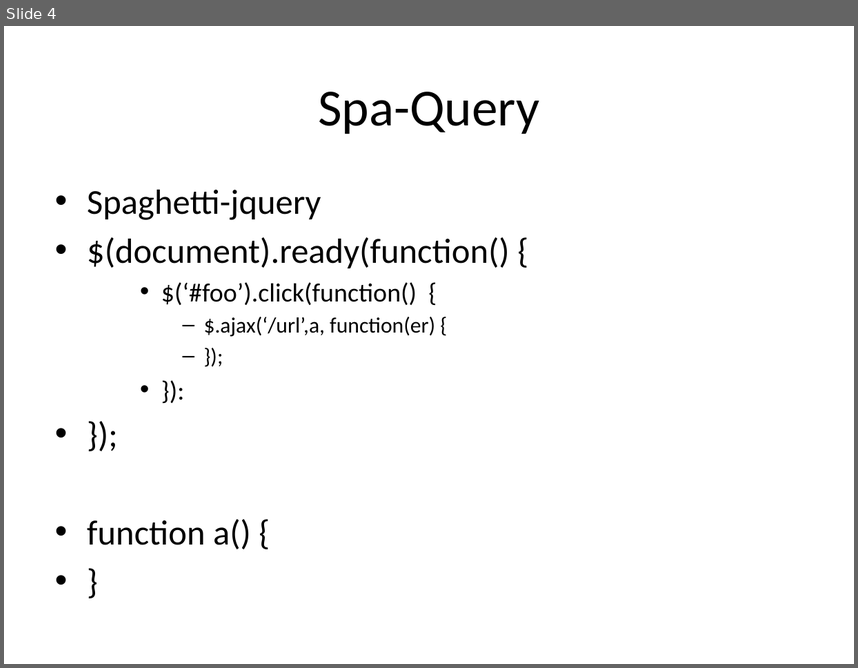
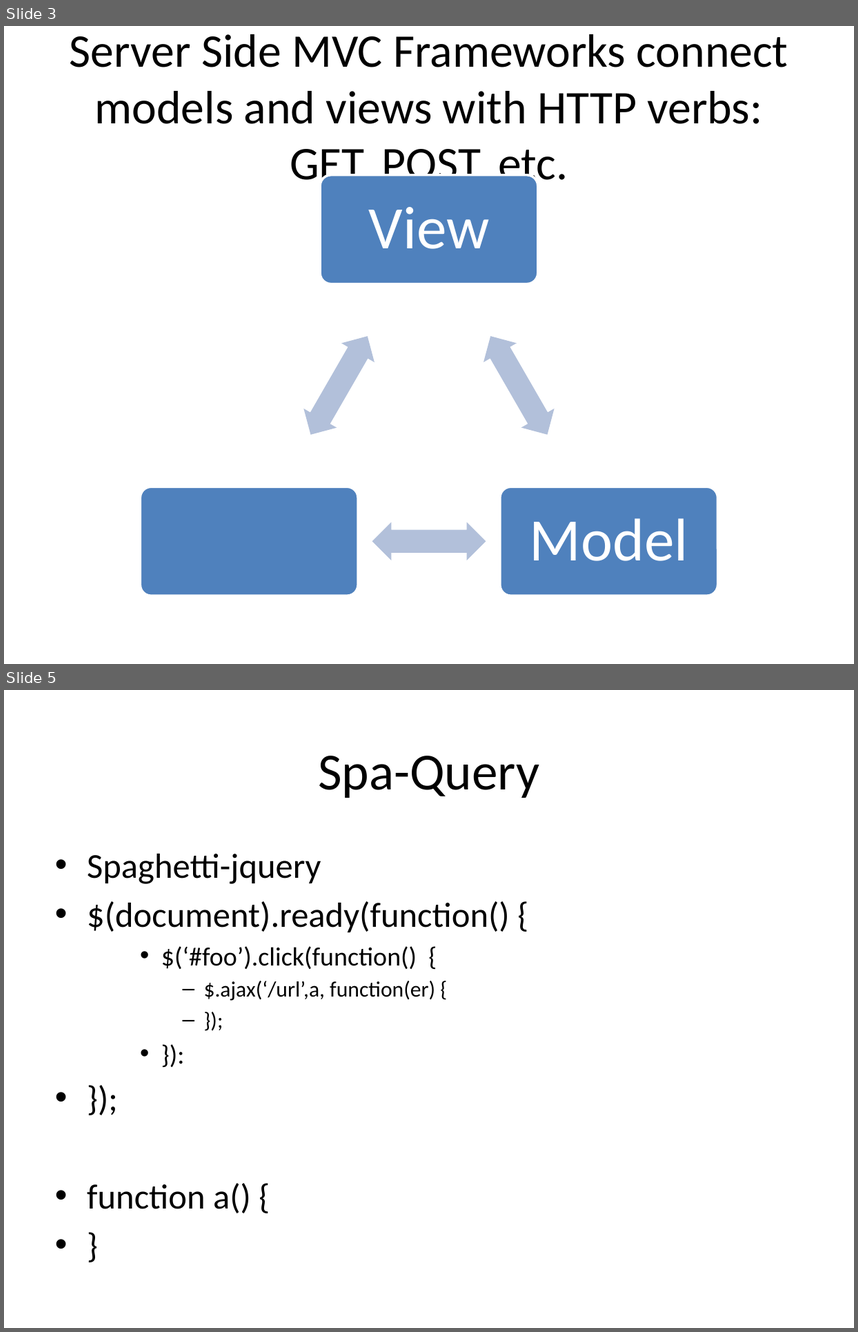
Before and after one commit to jkoynok/TechFest.BackBone, a slide deck: TechFest.Backbone/tf.backbone.pptx. Shown one above the other, each under a label of ours: slide 4 before the commit, slides 3 and 5 after it; the slides between them are not shown. The pictures are 858x668 and 858x1332 pixels, drawn with LibreOffice and Linux fonts; fonts in the diff are those of the drawing. Boxes give left, top, right and bottom in pixels: in the first picture for what was removed or moved away, otherwise in the second. Text is boxed around its words. In the diff, an @@ line names an element or a change of style, - is before the commit and + after.

```diff
--- a/TechFest.Backbone/tf.backbone.pptx
+++ b/TechFest.Backbone/tf.backbone.pptx
@@ slide 3 added at box(4, 26, 854, 664), background #FFFFFF @@
@@ title added at box(70, 34, 789, 191), 39.6 pt, text #000000 @@
+Server Side MVC Frameworks connect models and views with HTTP verbs:
+GET, POST, etc.
@@ group added at box(140, 175, 718, 595): 3 rounded rectangles, 3 left right arrows, 2 texts @@
+View
+Model
@@ what was slide 4 is now slide 5 @@
```
Also in this commit, not shown: 2 slides changed, 5 other slides added, 2 slides removed.
